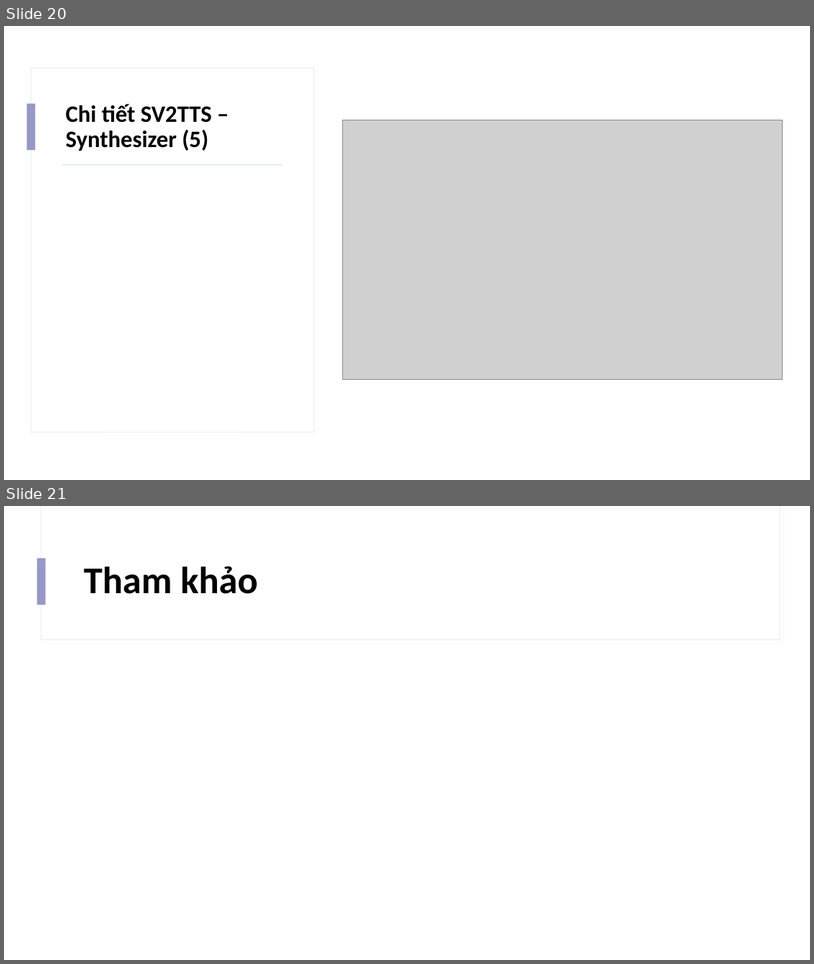
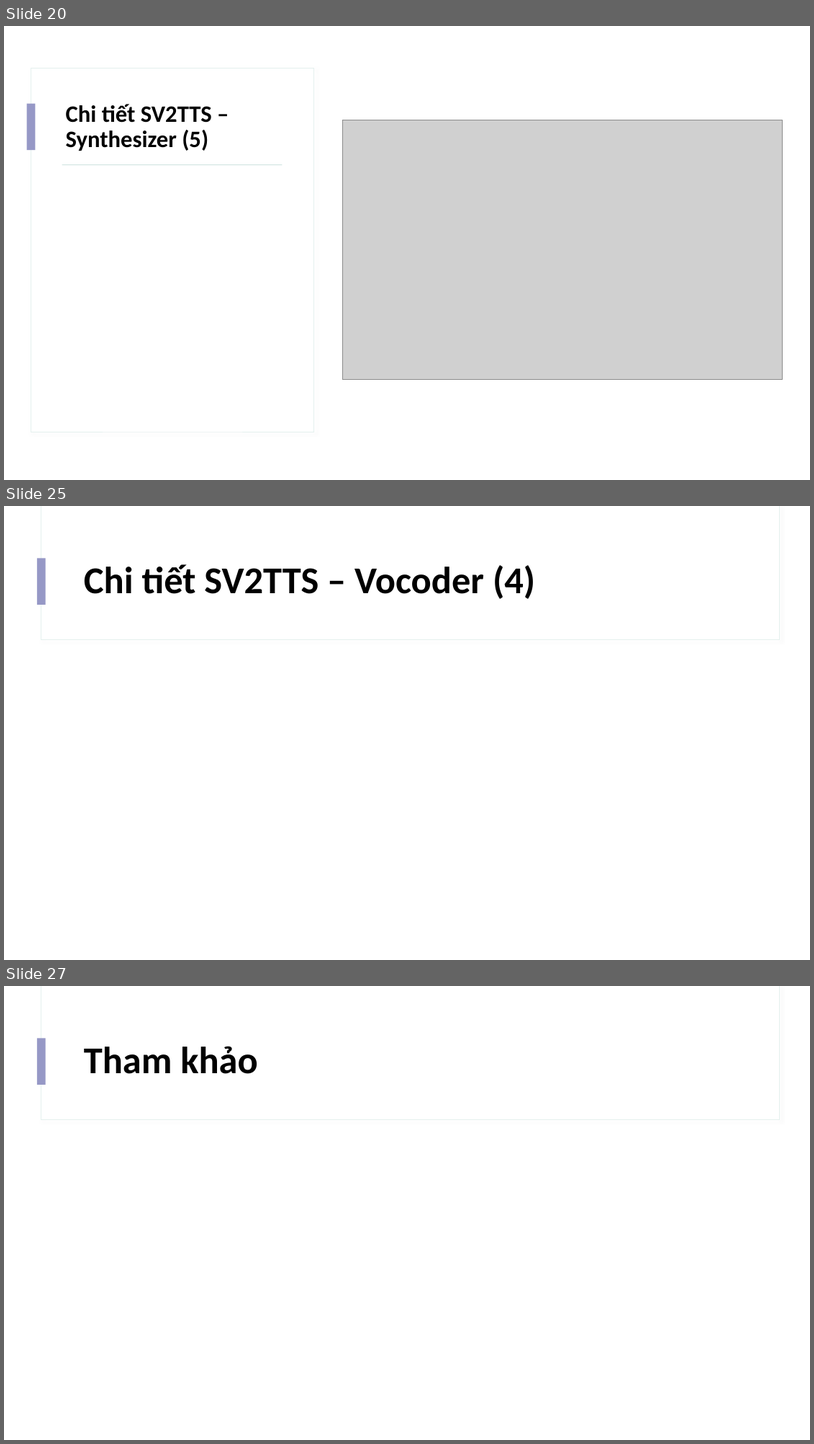
Before and after one commit to IrisStream/Machine-Learning, a slide deck: Voice_Cloning/Slide.pptx. Shown one above the other, each under a label of ours: slides 20 and 21 before the commit, slides 20, 25 and 27 after it; the slides between them are not shown. The pictures are 814x964 and 814x1444 pixels, drawn with LibreOffice and Linux fonts; fonts in the diff are those of the drawing; grey boxes stand for pictures. Boxes give left, top, right and bottom in pixels: in the first picture for what was removed or moved away, otherwise in the second. Text is boxed around its words. In the diff, an @@ line names an element or a change of style, - is before the commit and + after.

Commit message:
add vocoder

```diff
--- a/Voice_Cloning/Slide.pptx
+++ b/Voice_Cloning/Slide.pptx
@@ slide 25 added at box(4, 506, 810, 960), background #FFFFFF; not listed: 3 template elements that a slide beside it also shows @@
@@ title added at box(84, 564, 535, 599), 45 pt, text #000000, bold @@
+Chi tiết SV2TTS – Vocoder (4)
@@ what was slide 21 is now slide 27 @@
```
Also in this commit, not shown: 5 other slides added.
